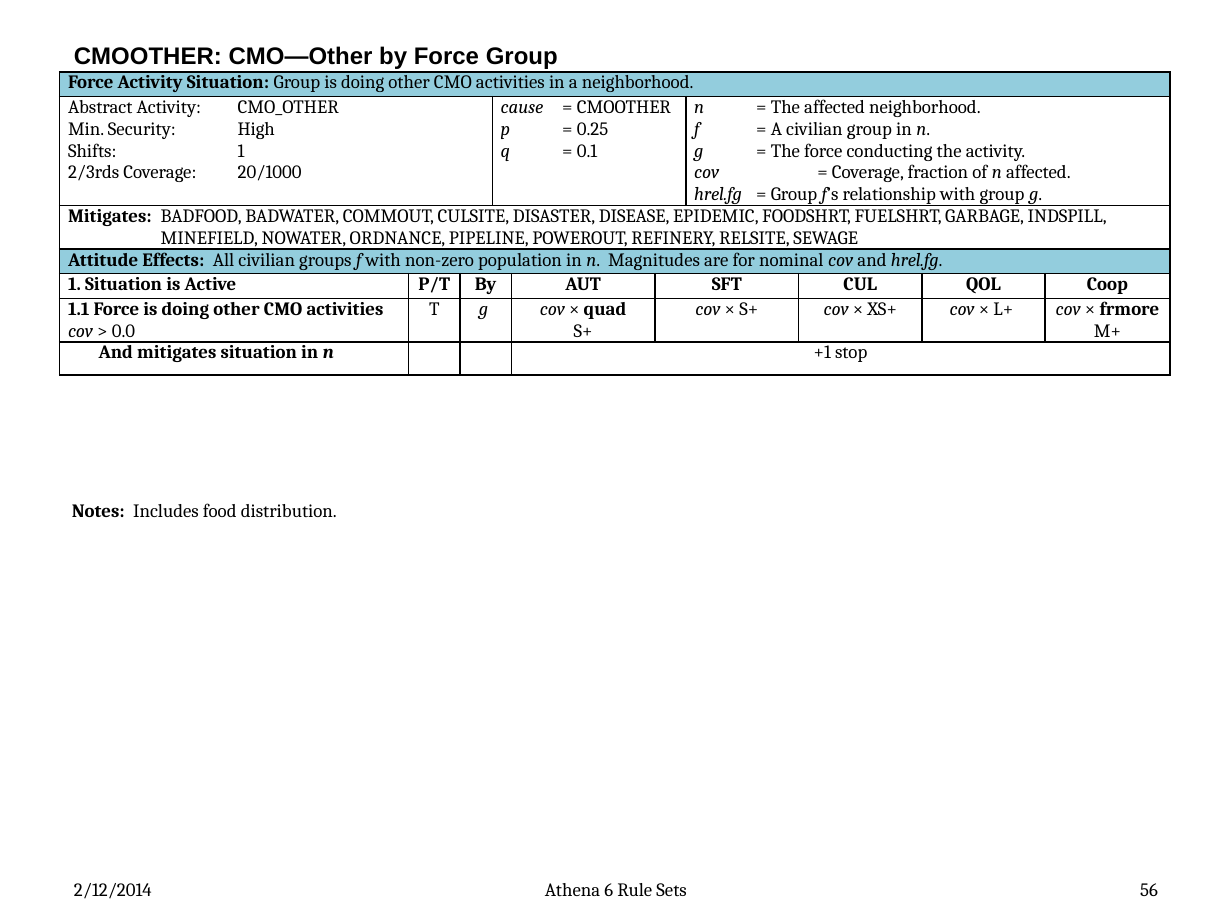
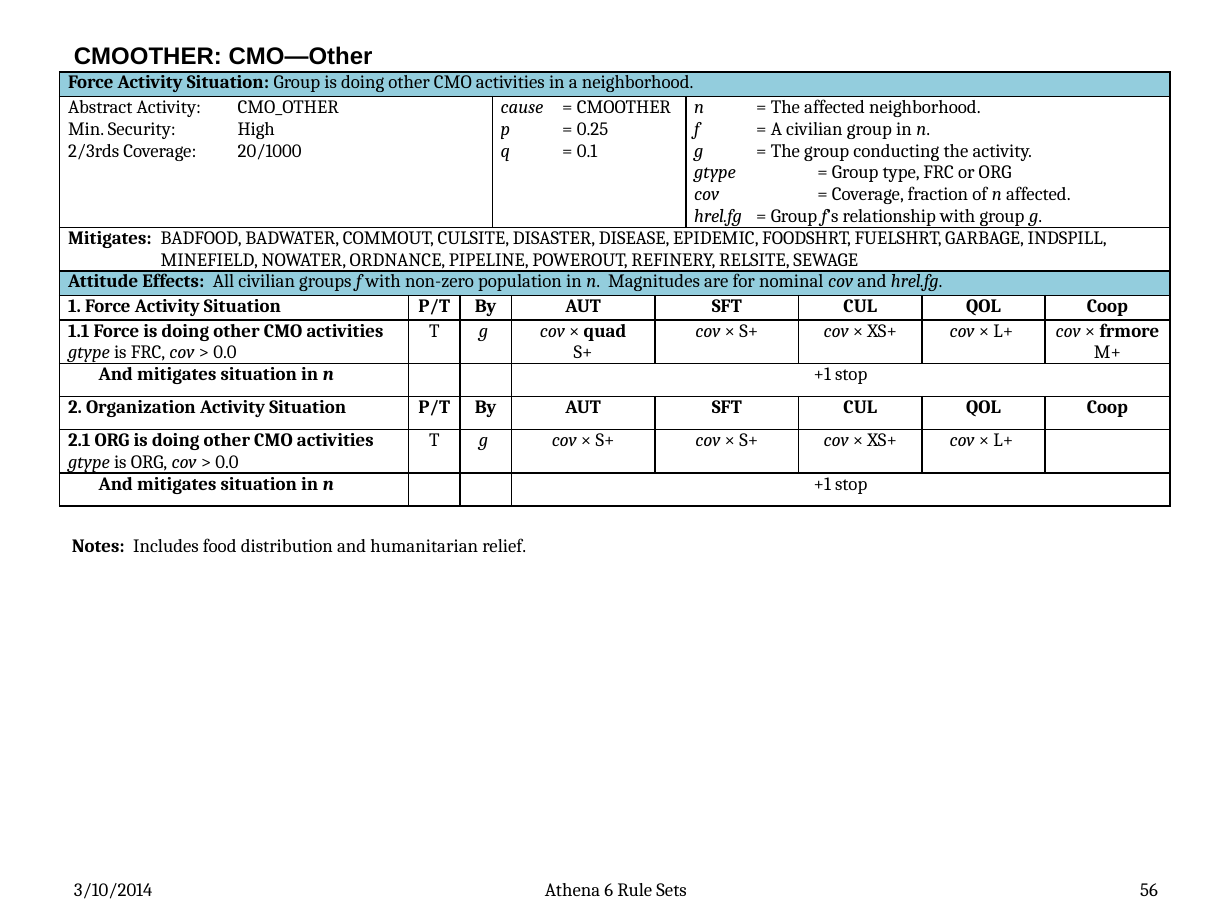
Before and after one commit to AthenaModel/athena-legacy, a slide deck: slide 56 of docs/dev/rules.pptx. Drawn at 1232x924 pixels with LibreOffice and Linux fonts; fonts in the diff are those of the drawing. Boxes give left, top, right and bottom in pixels: in the first picture for what was removed or moved away, otherwise in the second. Text is boxed around its words. In the diff, an @@ line names an element or a change of style, - is before the commit and + after.

```diff
--- a/docs/dev/rules.pptx
+++ b/docs/dev/rules.pptx
@@ title at [74, 46, 373, 65]: text changed @@
-CMOOTHER: CMO—Other by Force Group
+CMOOTHER: CMO—Other
@@ table at [59, 71, 1169, 515] @@
-row 2, column 1: Abstract Activity: CMO_OTHER / Min. Security: High / Shifts: 1 / 2/3rds Coverage: 20/1000
+row 2, column 1: Abstract Activity: CMO_OTHER / Min. Security: High / 2/3rds Coverage: 20/1000
-row 2, column 7: n = The affected neighborhood. / f = A civilian group in n. / g = The force conducting the activity. / cov = Coverage, fraction of n affected. / hrel.fg = Group f’s relationship with group g.
+row 2, column 7: n = The affected neighborhood. / f = A civilian group in n. / g = The group conducting the activity. / gtype = Group type, FRC or ORG / cov = Coverage, fraction of n affected. / hrel.fg = Group f’s relationship with group g.
-row 5, column 1: 1. Situation is Active
+row 5, column 1: 1. Force Activity Situation
-row 6, column 1: 1.1 Force is doing other CMO activities / cov > 0.0
+row 6, column 1: 1.1 Force is doing other CMO activities / gtype is FRC, cov > 0.0
+row 8: 2. Organization Activity Situation | P/T | By |  | AUT | SFT |  | CUL | QOL | Coop
+row 9: 2.1 ORG is doing other CMO activities / gtype is ORG, cov > 0.0 | T | g |  | cov × S+ | cov × S+ |  | cov × XS+ | cov × L+ | 
+row 10: And mitigates situation in n |  |  |  | +1 stop |  |  |  |  | 
@@ text at [72, 538, 526, 552]: text changed @@
-Notes: Includes food distribution.
+Notes: Includes food distribution and humanitarian relief.
@@ text at [74, 883, 152, 899]: text changed @@
-2/12/2014
+3/10/2014
```
Also in this commit, not shown: 70 other slides changed, 10 slides removed, 10 other files.
